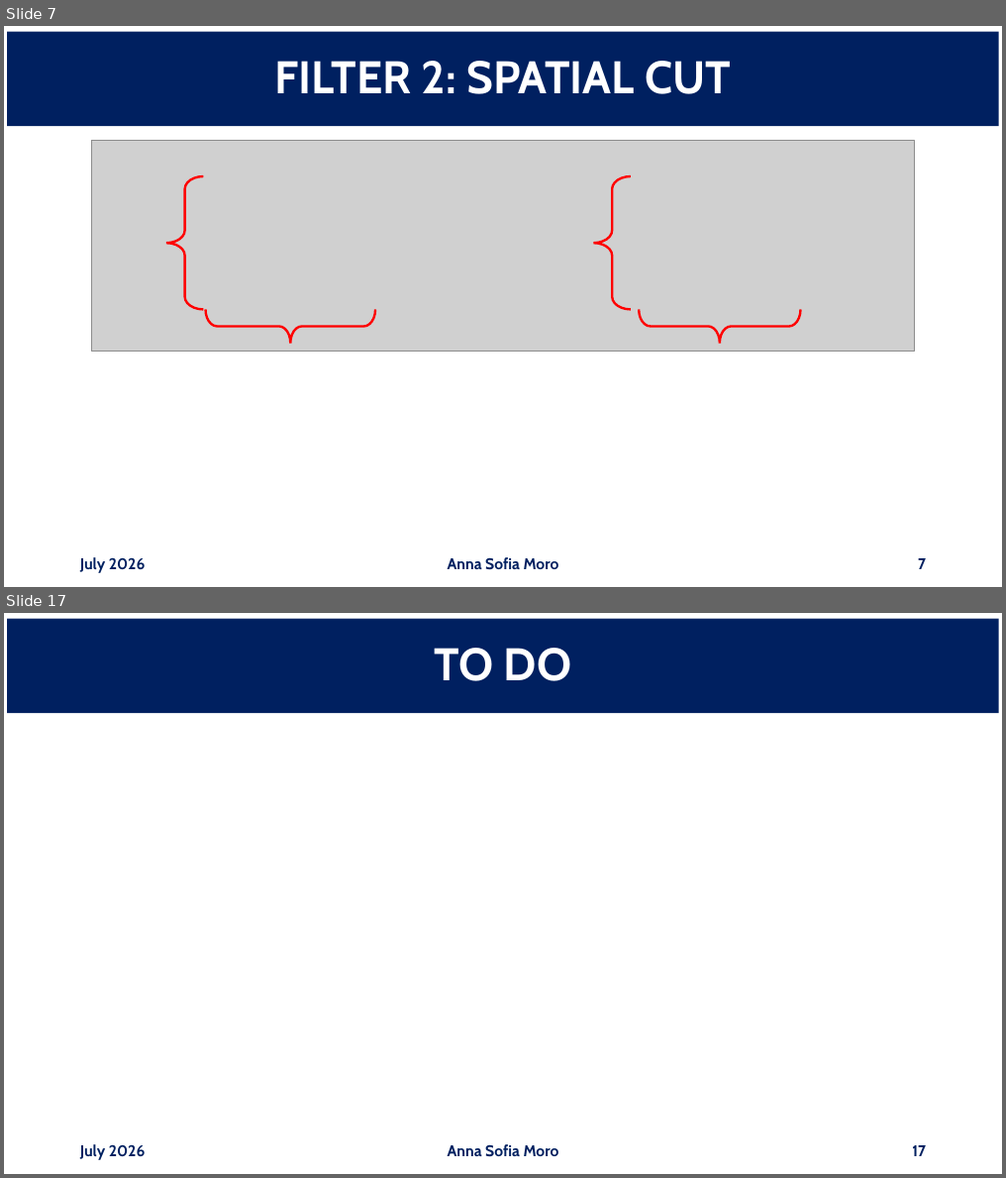
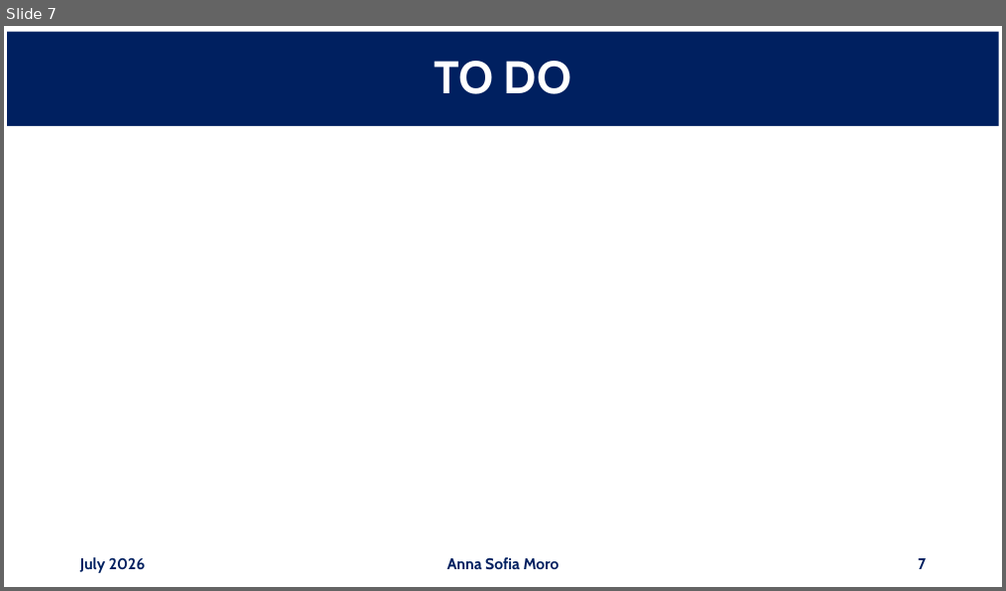
Before and after one commit to annaasofia/tesi, a slide deck: slides/week3.pptx. Shown one above the other, each under a label of ours: slides 7 and 17 before the commit, slide 7 after it; the slides between them are not shown. The pictures are 1006x1178 and 1006x591 pixels, drawn with LibreOffice and Linux fonts; fonts in the diff are those of the drawing; grey boxes stand for pictures. Boxes give left, top, right and bottom in pixels: in the first picture for what was removed or moved away, otherwise in the second. Text is boxed around its words. In the diff, an @@ line names an element or a change of style, - is before the commit and + after.

```diff
--- a/slides/week3.pptx
+++ b/slides/week3.pptx
@@ slide 7 removed at <box>4,26,1002,587</box>, background #FFFFFF @@
@@ title removed at <box>7,32,999,126</box> @@
-FILTER 2: SPATIAL CUT
@@ picture removed at <box>91,141,915,352</box> @@
@@ right brace removed at <box>166,176,203,310</box> @@
@@ right brace removed at <box>594,176,631,310</box> @@
@@ right brace removed at <box>205,310,375,344</box> @@
@@ right brace removed at <box>640,309,801,343</box> @@
@@ text removed at <box>80,558,146,573</box> @@
-July 2026
@@ text removed at <box>448,558,559,570</box> @@
-Anna Sofia Moro
@@ page number removed at <box>918,559,926,570</box> @@
-7
@@ what was slide 17 is now slide 7 @@
@@ page number at <box>918,559,926,570</box>: text changed @@
-17
+7
```
Also in this commit, not shown: 6 slides changed, 9 other slides removed, 1 other file.
